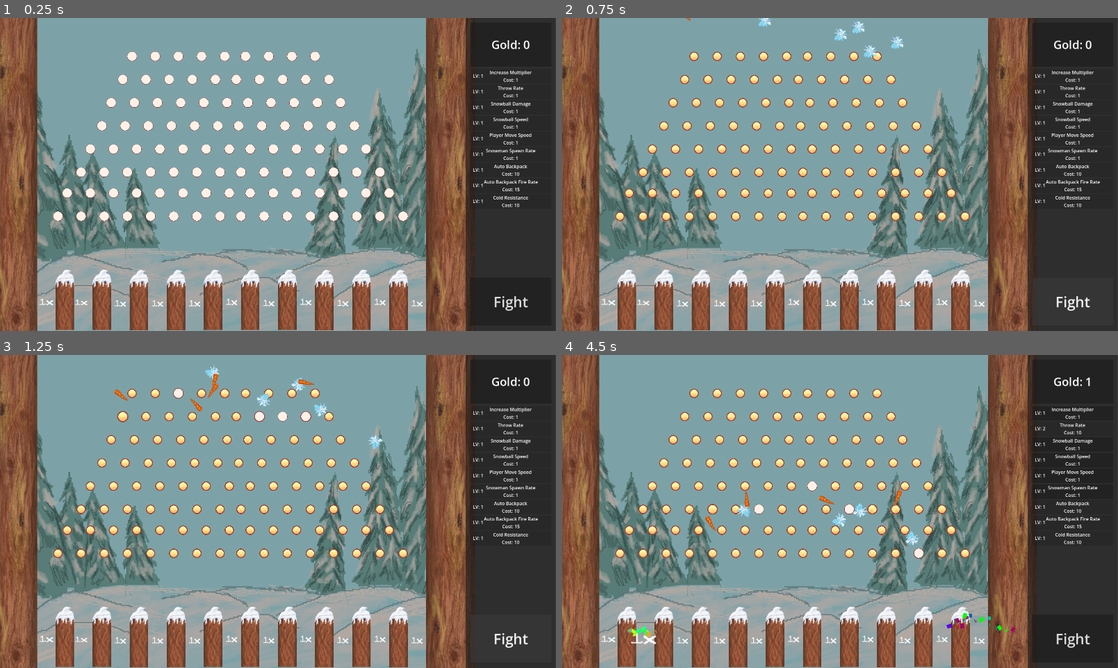
Above: before the commit, frames 1-4 (two rows, left to right).
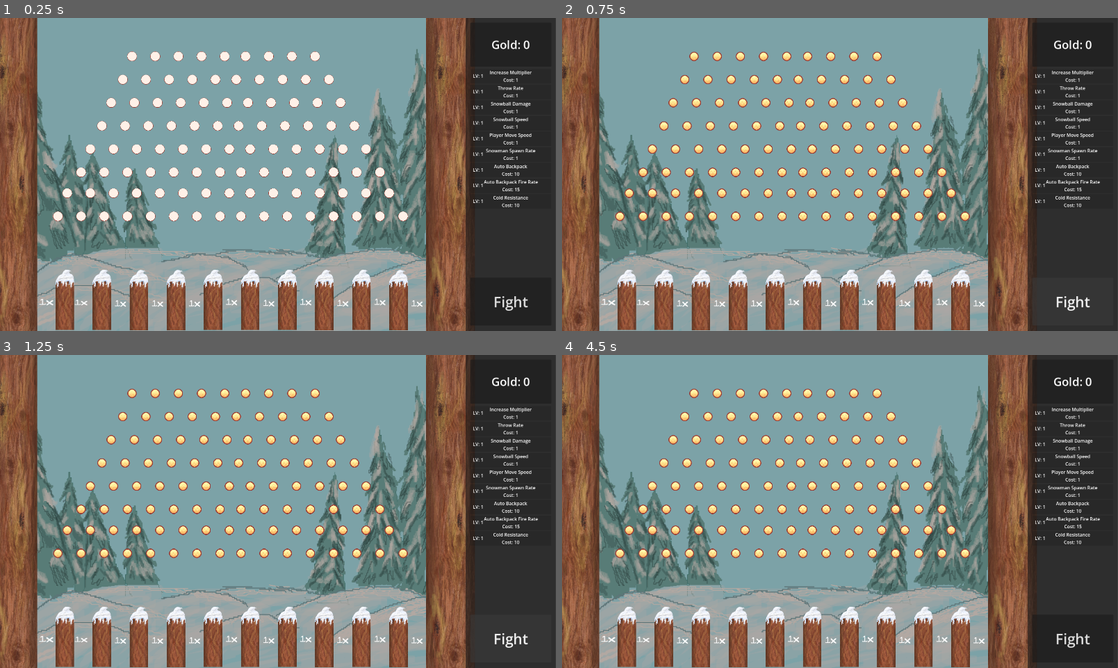
Above: after the commit, the same moments.

Repository: Parker-Vetter/snow-man-brawl
Game: Godot game, scene res://PeggleDrop/PeggleDrop.tscn
The game is run twice, just before and just after one commit, with the same random seed, the same clock (stepped at 60 frames per second) and the same inputs. This scene is started directly instead of the project's main scene.
Inputs (mouse positions are in pixels of both pictures, inside the frame that each line leads up to):
- Up to frame 1 (0.25 s): no input
- Up to frame 2 (0.75 s): click "Fight" at 0.5 s
- Up to frame 3 (1.25 s): no input
- Up to frame 4 (4.5 s): click "Fight" at 1.25 s; click "Fight" at 2 s; move the mouse to (606, 639) at 2.77 s; hold Space (Shoot) 2.78-3.5 s; click (606, 639) at 2.92 s; click (1073, 430) at 3.5 s, where only the run before the commit has a clickable "Throw Rate Cost: 1"; move the mouse to (645, 639) at 4.27 s; tap Space (Shoot) at 4.35 s; click (645, 639) at 4.42 s

Frame 1 is identical in both runs. In frame 2, 0.3% of the frame differs, in the area x 22-62%, y 0-13%; in frame 3, 0.7%; in frame 4, 0.9%, in the area x 11-96%, y 7-93%.
Error in both runs: Out of bounds get index '0' (on base: 'Array[Node]') (res://PeggleDrop/UI/ui_fight.gd:8)

Commit message:
added ending screen and statistics to game

Diff:
--- a/MainGame/Scenes/mainGame.tscn
+++ b/MainGame/Scenes/mainGame.tscn
@@ -6,11 +6,16 @@
 [ext_resource type="Script" uid="uid://dhq2qu3bnbfvx" path="res://MainGame/Scripts/enemy_spawner.gd" id="3_nwsis"]
 [ext_resource type="PackedScene" uid="uid://byo57dlvacb22" path="res://MainGame/Scenes/snowman.tscn" id="4_xuvwu"]
 [ext_resource type="PackedScene" uid="uid://bkrpxviudheek" path="res://MainGame/Scenes/player.tscn" id="6_ov1mn"]
-[ext_resource type="Script" path="res://MainGame/UI/progress.gd" id="7_ov1mn"]
+[ext_resource type="Script" uid="uid://bm0e3vy8h7w7" path="res://MainGame/UI/progress.gd" id="7_ov1mn"]
 [ext_resource type="FontFile" uid="uid://rg6wa3iilwt4" path="res://zacks sprites/studio-sim.ttf" id="8_sut4l"]
 [ext_resource type="Texture2D" uid="uid://rct4gllcrk77" path="res://MainGame/Assets/panel-transparent-center-009.png" id="9_bfb77"]
 [ext_resource type="Script" uid="uid://tqm8icltlbtv" path="res://MainGame/Scenes/level_progress.gd" id="10_e00sl"]
 [ext_resource type="Texture2D" uid="uid://ddeh3jcmmcurh" path="res://MainGame/Assets/panel-001.png" id="11_e00sl"]
+[ext_resource type="Script" uid="uid://dnu8s4drewlxq" path="res://MainGame/UI/death.gd" id="12_cu3gy"]
+[ext_resource type="Texture2D" uid="uid://colxurrk6a04n" path="res://zacks sprites/ice chunk.png" id="12_di1eq"]
+[ext_resource type="Texture2D" uid="uid://bhtnlv6jiyhvy" path="res://zacks sprites/carrot.png" id="12_p0f38"]
+[ext_resource type="Texture2D" uid="uid://rfdi85clvi6p" path="res://zacks sprites/stick.png" id="14_cu3gy"]
+[ext_resource type="Texture2D" uid="uid://bdh7xngq5l0dx" path="res://zacks sprites/charcol.png" id="15_eny6a"]
 
 [sub_resource type="Gradient" id="Gradient_dql36"]
 colors = PackedColorArray(0.35998482, 0.8036953, 0.94689673, 1, 0.36078432, 0.8039216, 0.94509804, 1)
@@ -81,6 +86,26 @@
 &"pulse": SubResource("Animation_0sind")
 }
 
+[sub_resource type="LabelSettings" id="LabelSettings_0sind"]
+font = ExtResource("8_sut4l")
+font_size = 120
+
+[sub_resource type="LabelSettings" id="LabelSettings_7jl2u"]
+font = ExtResource("8_sut4l")
+font_size = 100
+
+[sub_resource type="LabelSettings" id="LabelSettings_di1eq"]
+font = ExtResource("8_sut4l")
+font_size = 59
+
+[sub_resource type="LabelSettings" id="LabelSettings_gpnmr"]
+font = ExtResource("8_sut4l")
+font_size = 113
+
+[sub_resource type="LabelSettings" id="LabelSettings_cu3gy"]
+font = ExtResource("8_sut4l")
+font_size = 40
+
 [node name="MainGame" type="Node2D" unique_id=253206731]
 script = ExtResource("1_2gnak")
 gameData = ExtResource("2_dql36")
@@ -102,7 +127,7 @@
 
 [node name="CanvasLayer" type="CanvasLayer" parent="." unique_id=1088437275]
 
-[node name="Control" type="Control" parent="CanvasLayer" unique_id=977657682]
+[node name="MainUI" type="Control" parent="CanvasLayer" unique_id=977657682]
 layout_mode = 3
 anchor_left = -0.018000001
 anchor_top = -0.010000001
@@ -113,7 +138,7 @@
 grow_horizontal = 2
 grow_vertical = 2
 
-[node name="Panel" type="ColorRect" parent="CanvasLayer/Control" unique_id=914551030]
+[node name="ColdMeter" type="ColorRect" parent="CanvasLayer/MainUI" unique_id=914551030]
 self_modulate = Color(0.21230483, 0.21230483, 0.21230483, 1)
 layout_mode = 1
 anchors_preset = -1
@@ -126,7 +151,7 @@
 offset_right = -0.3600464
 offset_bottom = 0.3999939
 
-[node name="ColorRect" type="ColorRect" parent="CanvasLayer/Control/Panel" unique_id=404405502]
+[node name="ColorRect" type="ColorRect" parent="CanvasLayer/MainUI/ColdMeter" unique_id=404405502]
 layout_mode = 1
 anchors_preset = -1
 anchor_left = 0.016
@@ -139,7 +164,7 @@
 offset_bottom = -0.008010864
 color = Color(0.33660764, 0.3366076, 0.3366076, 1)
 
-[node name="ProgressBar" type="ProgressBar" parent="CanvasLayer/Control/Panel" unique_id=44614087]
+[node name="ProgressBar" type="ProgressBar" parent="CanvasLayer/MainUI/ColdMeter" unique_id=44614087]
 layout_mode = 1
 anchors_preset = -1
 anchor_left = 0.048
@@ -156,7 +181,7 @@
 show_percentage = false
 script = ExtResource("7_ov1mn")
 
-[node name="Label" type="Label" parent="CanvasLayer/Control/Panel/ProgressBar" unique_id=2035007948]
+[node name="Label" type="Label" parent="CanvasLayer/MainUI/ColdMeter/ProgressBar" unique_id=2035007948]
 layout_mode = 1
 anchors_preset = 15
 anchor_right = 1.0
@@ -176,7 +201,7 @@
 horizontal_alignment = 1
 vertical_alignment = 1
 
-[node name="NinePatchRect" type="NinePatchRect" parent="CanvasLayer/Control" unique_id=1227581803]
+[node name="NinePatchRect" type="NinePatchRect" parent="CanvasLayer/MainUI" unique_id=1227581803]
 layout_mode = 1
 anchors_preset = 7
 anchor_left = 0.5
@@ -195,7 +220,7 @@
 patch_margin_right = 24
 patch_margin_bottom = 24
 
-[node name="ProgressBar" type="ProgressBar" parent="CanvasLayer/Control/NinePatchRect" unique_id=896114383]
+[node name="ProgressBar" type="ProgressBar" parent="CanvasLayer/MainUI/NinePatchRect" unique_id=896114383]
 layout_mode = 1
 anchors_preset = 15
 anchor_right = 1.0
@@ -210,7 +235,7 @@
 show_percentage = false
 script = ExtResource("10_e00sl")
 
-[node name="Label" type="Label" parent="CanvasLayer/Control/NinePatchRect" unique_id=1757035351]
+[node name="Label" type="Label" parent="CanvasLayer/MainUI/NinePatchRect" unique_id=1757035351]
 layout_mode = 1
 offset_left = 4.5
 offset_top = -43.099976
@@ -226,7 +251,7 @@
 horizontal_alignment = 1
 vertical_alignment = 1
 
-[node name="LevelLabel" type="Label" parent="CanvasLayer/Control/NinePatchRect" unique_id=925291464]
+[node name="LevelLabel" type="Label" parent="CanvasLayer/MainUI/NinePatchRect" unique_id=925291464]
 layout_mode = 1
 offset_left = 699.5
 offset_top = -41.099976
@@ -242,7 +267,7 @@
 horizontal_alignment = 2
 vertical_alignment = 1
 
-[node name="LevelReadyButton" type="NinePatchRect" parent="CanvasLayer/Control/NinePatchRect" unique_id=250741383]
+[node name="LevelReadyButton" type="NinePatchRect" parent="CanvasLayer/MainUI/NinePatchRect" unique_id=250741383]
 visible = false
 layout_mode = 1
 anchors_preset = 15
@@ -256,7 +281,7 @@
 patch_margin_right = 24
 patch_margin_bottom = 24
 
-[node name="ButtonHoldProgress" type="ProgressBar" parent="CanvasLayer/Control/NinePatchRect/LevelReadyButton" unique_id=1468914782]
+[node name="ButtonHoldProgress" type="ProgressBar" parent="CanvasLayer/MainUI/NinePatchRect/LevelReadyButton" unique_id=1468914782]
 layout_mode = 1
 anchors_preset = 15
 anchor_right = 1.0
@@ -271,7 +296,7 @@
 fill_mode = 3
 show_percentage = false
 
-[node name="Label3" type="Label" parent="CanvasLayer/Control/NinePatchRect/LevelReadyButton" unique_id=46929802]
+[node name="Label3" type="Label" parent="CanvasLayer/MainUI/NinePatchRect/LevelReadyButton" unique_id=46929802]
 layout_mode = 1
 anchors_preset = -1
 anchor_left = 0.356
@@ -294,11 +319,461 @@
 horizontal_alignment = 1
 vertical_alignment = 1
 
-[node name="AnimationPlayer" type="AnimationPlayer" parent="CanvasLayer/Control/NinePatchRect/LevelReadyButton/Label3" unique_id=1384432871]
+[node name="AnimationPlayer" type="AnimationPlayer" parent="CanvasLayer/MainUI/NinePatchRect/LevelReadyButton/Label3" unique_id=1384432871]
 libraries/ = SubResource("AnimationLibrary_7jl2u")
 autoplay = &"pulse"
 
+[node name="Death" type="Panel" parent="CanvasLayer/MainUI" unique_id=1543823432]
+process_mode = 3
+visible = false
+layout_mode = 1
+anchors_preset = -1
+anchor_left = 0.13700001
+anchor_top = 0.133
+anchor_right = 0.84200007
+anchor_bottom = 0.84400004
+offset_left = -7.0400085
+offset_top = -7.6399994
+offset_right = -0.6401367
+offset_bottom = 0.47998047
+grow_horizontal = 2
+grow_vertical = 2
+script = ExtResource("12_cu3gy")
+
+[node name="Title" type="Label" parent="CanvasLayer/MainUI/Death" unique_id=1961442791]
+layout_mode = 1
+anchors_preset = -1
+anchor_right = 1.0
+anchor_bottom = 0.216
+offset_bottom = 0.3840027
+text = "You Froze to Death"
+label_settings = SubResource("LabelSettings_0sind")
+horizontal_alignment = 1
+vertical_alignment = 1
+
+[node name="Snow" type="Panel" parent="CanvasLayer/MainUI/Death" unique_id=1328873649]
+layout_mode = 1
+anchors_preset = -1
+anchor_left = 0.147
+anchor_top = 0.216
+anchor_right = 0.453
+anchor_bottom = 0.39000002
+offset_left = 0.08000183
+offset_top = 0.3840027
+offset_right = -8.080017
+offset_bottom = -6.6400146
+
+[node name="Snow" type="Label" parent="CanvasLayer/MainUI/Death/Snow" unique_id=334445735]
+layout_mode = 1
+anchors_preset = -1
+anchor_left = 0.020000001
+anchor_top = 0.062000003
+anchor_right = 0.47800002
+anchor_bottom = 0.93700004
+offset_left = -0.1600008
+offset_top = 0.06399965
+offset_right = -0.024002075
+offset_bottom = 0.06399536
+text = "Snow"
+label_settings = SubResource("LabelSettings_7jl2u")
+horizontal_alignment = 1
+vertical_alignment = 1
+
+[node name="TextureRect" type="TextureRect" parent="CanvasLayer/MainUI/Death/Snow" unique_id=1099345847]
+layout_mode = 1
+anchors_preset = -1
+anchor_left = 0.51000005
+anchor_top = 0.187
+anchor_right = 0.66700006
+anchor_bottom = 0.68700004
+offset_left = -0.08001709
+offset_top = 0.063999176
+offset_right = -0.13601685
+offset_bottom = 0.06399536
+texture = ExtResource("12_di1eq")
+
+[node name="SnowTotal" type="Label" parent="CanvasLayer/MainUI/Death/Snow" unique_id=1176003785]
+layout_mode = 1
+anchors_preset = -1
+anchor_left = 0.74500006
+anchor_top = 0.187
+anchor_right = 0.804
+anchor_bottom = 0.703
+offset_left = 0.039978027
+offset_top = 0.063999176
+offset_right = -1.0320129
+offset_bottom = 0.01599884
+text = "0"
+label_settings = SubResource("LabelSettings_di1eq")
+
+[node name="Carrot" type="Panel" parent="CanvasLayer/MainUI/Death" unique_id=1411876656]
+layout_mode = 1
+anchors_preset = -1
+anchor_left = 0.147
+anchor_top = 0.402
+anchor_right = 0.44700003
+anchor_bottom = 0.56700003
+offset_left = 0.08000183
+offset_top = 0.04800415
+offset_right = 0.079956055
+offset_bottom = 0.007965088
+
+[node name="Carrot" type="Label" parent="CanvasLayer/MainUI/Death/Carrot" unique_id=681278984]
+layout_mode = 1
+anchors_preset = -1
+anchor_left = 0.020000001
+anchor_top = 0.062000003
+anchor_right = 0.47800002
+anchor_bottom = 0.93700004
+offset_left = -0.1600008
+offset_top = 0.06399965
+offset_right = -0.024002075
+offset_bottom = 0.06399536
+text = "Carrot"
+label_settings = SubResource("LabelSettings_7jl2u")
+horizontal_alignment = 1
+vertical_alignment = 1
+
+[node name="TextureRect" type="TextureRect" parent="CanvasLayer/MainUI/Death/Carrot" unique_id=1266872123]
+layout_mode = 1
+anchors_preset = -1
+anchor_left = 0.51000005
+anchor_top = 0.187
+anchor_right = 0.66700006
+anchor_bottom = 0.68700004
+offset_left = -0.08001709
+offset_top = 0.063999176
+offset_right = -0.13601685
+offset_bottom = 0.06399536
+texture = ExtResource("12_p0f38")
+
+[node name="CarrotTotal" type="Label" parent="CanvasLayer/MainUI/Death/Carrot" unique_id=1835997060]
+layout_mode = 1
+anchors_preset = -1
+anchor_left = 0.74500006
+anchor_top = 0.187
+anchor_right = 0.804
+anchor_bottom = 0.703
+offset_left = 0.039978027
+offset_top = 0.063999176
+offset_right = -1.0320129
+offset_bottom = 0.01599884
+text = "0"
+label_settings = SubResource("LabelSettings_di1eq")
+
+[node name="Stick" type="Panel" parent="CanvasLayer/MainUI/Death" unique_id=1344100847]
+layout_mode = 1
+anchors_preset = -1
+anchor_left = 0.147
+anchor_top = 0.216
+anchor_right = 0.453
+anchor_bottom = 0.39000002
+offset_left = 0.08000183
+offset_top = 288.384
+offset_right = -8.080017
+offset_bottom = 281.36
+
+[node name="StickLabel" type="Label" parent="CanvasLayer/MainUI/Death/Stick" unique_id=1033259680]
+layout_mode = 1
+anchors_preset = -1
+anchor_left = 0.020000001
+anchor_top = 0.062000003
+anchor_right = 0.47800002
+anchor_bottom = 0.93700004
+offset_left = -0.1600008
+offset_top = 0.06399965
+offset_right = -0.024002075
+offset_bottom = 0.06399536
+text = "Stick"
+label_settings = SubResource("LabelSettings_7jl2u")
+horizontal_alignment = 1
+vertical_alignment = 1
+
+[node name="TextureRect" type="TextureRect" parent="CanvasLayer/MainUI/Death/Stick" unique_id=188627718]
+layout_mode = 1
+anchors_preset = -1
+anchor_left = 0.51000005
+anchor_top = 0.187
+anchor_right = 0.66700006
+anchor_bottom = 0.68700004
+offset_left = -0.08001709
+offset_top = 0.063999176
+offset_right = -0.13601685
+offset_bottom = 0.06399536
+texture = ExtResource("14_cu3gy")
+
+[node name="StickTotal" type="Label" parent="CanvasLayer/MainUI/Death/Stick" unique_id=1855024719]
+layout_mode = 1
+anchors_preset = -1
+anchor_left = 0.74500006
+anchor_top = 0.187
+anchor_right = 0.804
+anchor_bottom = 0.703
+offset_left = 0.039978027
+offset_top = 0.063999176
+offset_right = -1.0320129
+offset_bottom = 0.01599884
+text = "0"
+label_settings = SubResource("LabelSettings_di1eq")
+
+[node name="Coal" type="Panel" parent="CanvasLayer/MainUI/Death" unique_id=885744651]
+layout_mode = 1
+anchors_preset = -1
+anchor_left = 0.147
+anchor_top = 0.77300006
+anchor_right = 0.44700003
+anchor_bottom = 0.938
+offset_left = 0.08000183
+offset_top = 0.15197754
+offset_right = 0.079956055
+offset_bottom = 0.11199951
+
+[node name="Coal" type="Label" parent="CanvasLayer/MainUI/Death/Coal" unique_id=2074298154]
+layout_mode = 1
+anchors_preset = -1
+anchor_left = 0.020000001
+anchor_top = 0.062000003
+anchor_right = 0.47800002
+anchor_bottom = 0.93700004
+offset_left = -0.1600008
+offset_top = 0.06399965
+offset_right = -0.024002075
+offset_bottom = 0.06399536
+text = "Coal"
+label_settings = SubResource("LabelSettings_7jl2u")
+horizontal_alignment = 1
+vertical_alignment = 1
+
+[node name="TextureRect" type="TextureRect" parent="CanvasLayer/MainUI/Death/Coal" unique_id=1024676788]
+layout_mode = 1
+anchors_preset = -1
+anchor_left = 0.51000005
+anchor_top = 0.187
+anchor_right = 0.66700006
+anchor_bottom = 0.68700004
+offset_left = -0.08001709
+offset_top = 0.063999176
+offset_right = -0.13601685
+offset_bottom = 0.06399536
+texture = ExtResource("15_eny6a")
+
+[node name="CoalTotal" type="Label" parent="CanvasLayer/MainUI/Death/Coal" unique_id=2135550990]
+layout_mode = 1
+anchors_preset = -1
+anchor_left = 0.74500006
+anchor_top = 0.187
+anchor_right = 0.804
+anchor_bottom = 0.703
+offset_left = 0.039978027
+offset_top = 0.063999176
+offset_right = -1.0320129
+offset_bottom = 0.01599884
+text = "0"
+label_settings = SubResource("LabelSettings_di1eq")
+
+[node name="Statistics" type="Panel" parent="CanvasLayer/MainUI/Death" unique_id=624115851]
+layout_mode = 1
+anchors_preset = -1
+anchor_left = 0.588
+anchor_top = 0.216
+anchor_right = 0.85300004
+anchor_bottom = 0.9480001
+offset_left = 0.32000732
+offset_top = 0.3840027
+offset_right = -8.080078
+offset_bottom = -7.6480713
+
+[node name="Title" type="Label" parent="CanvasLayer/MainUI/Death/Statistics" unique_id=1432879362]
+layout_mode = 1
+anchors_preset = -1
+anchor_right = 1.0
+anchor_bottom = 0.22500001
+offset_bottom = -38.000008
+text = "Statistics"
+label_settings = SubResource("LabelSettings_gpnmr")
+horizontal_alignment = 1
+vertical_alignment = 1
+
+[node name="KillsPanel" type="Panel" parent="CanvasLayer/MainUI/Death/Statistics" unique_id=377893498]
+layout_mode = 1
+anchors_preset = -1
+anchor_top = 0.186
+anchor_right = 1.0
+anchor_bottom = 0.35700002
+offset_top = -0.16000366
+offset_bottom = 0.07998657
+
+[node name="Killstitle" type="Label" parent="CanvasLayer/MainUI/Death/Statistics/KillsPanel" unique_id=4800958]
+layout_mode = 1
+anchors_preset = -1
+anchor_right = 0.75000006
+anchor_bottom = 1.0
+offset_left = -2.4795532e-05
+offset_top = 1.1444092e-05
+offset_right = -1.000061
+offset_bottom = 1.5258789e-05
+text = "Snow Men Annihilated:"
+label_settings = SubResource("LabelSettings_cu3gy")
+horizontal_alignment = 1
+vertical_alignment = 1
+
+[node name="Kills" type="Label" parent="CanvasLayer/MainUI/Death/Statistics/KillsPanel" unique_id=713415258]
+layout_mode = 1
+anchors_preset = -1
+anchor_left = 0.74700004
+anchor_right = 1.0
+anchor_bottom = 1.0
+offset_left = 1.0559998
+offset_top = -1.5258789e-05
+offset_bottom = -1.5258789e-05
+label_settings = SubResource("LabelSettings_cu3gy")
+horizontal_alignment = 1
+vertical_alignment = 1
+
+[node name="SnowBallsThrownPanel" type="Panel" parent="CanvasLayer/MainUI/Death/Statistics" unique_id=1862400579]
+layout_mode = 1
+anchors_preset = -1
+anchor_top = 0.37100002
+anchor_right = 1.0
+anchor_bottom = 0.54300004
+offset_top = 0.23999023
+offset_bottom = -0.08001709
+
+[node name="SnowBallsThrownTitle" type="Label" parent="CanvasLayer/MainUI/Death/Statistics/SnowBallsThrownPanel" unique_id=114305166]
+layout_mode = 1
+anchors_preset = -1
+anchor_right = 0.75000006
+anchor_bottom = 1.0
+offset_left = -2.4795532e-05
+offset_top = 1.1444092e-05
+offset_right = -1.000061
+offset_bottom = 1.5258789e-05
+text = "Ammunition Expunged:"
+label_settings = SubResource("LabelSettings_cu3gy")
+horizontal_alignment = 1
+vertical_alignment = 1
+
+[node name="SnowBallsThrown" type="Label" parent="CanvasLayer/MainUI/Death/Statistics/SnowBallsThrownPanel" unique_id=1115309933]
+layout_mode = 1
+anchors_preset = -1
+anchor_left = 0.74700004
+anchor_right = 1.0
+anchor_bottom = 1.0
+offset_left = 1.0559998
+offset_top = -1.5258789e-05
+offset_bottom = -1.5258789e-05
+label_settings = SubResource("LabelSettings_cu3gy")
+horizontal_alignment = 1
+vertical_alignment = 1
+
+[node name="LevelPanel" type="Panel" parent="CanvasLayer/MainUI/Death/Statistics" unique_id=1316958820]
+layout_mode = 1
+anchors_preset = -1
+anchor_top = 0.55700004
+anchor_right = 1.0
+anchor_bottom = 0.72900003
+offset_top = 0.07998657
+offset_bottom = -0.24002075
+
+[node name="LevelTitle" type="Label" parent="CanvasLayer/MainUI/Death/Statistics/LevelPanel" unique_id=855119273]
+layout_mode = 1
+anchors_preset = -1
+anchor_right = 0.75000006
+anchor_bottom = 1.0
+offset_left = -2.4795532e-05
+offset_top = 1.1444092e-05
+offset_right = -1.000061
+offset_bottom = 1.5258789e-05
+text = "Level:"
+label_settings = SubResource("LabelSettings_cu3gy")
+horizontal_alignment = 1
+vertical_alignment = 1
+
+[node name="LevelLabel" type="Label" parent="CanvasLayer/MainUI/Death/Statistics/LevelPanel" unique_id=2059709596]
+layout_mode = 1
+anchors_preset = -1
+anchor_left = 0.74700004
+anchor_right = 1.0
+anchor_bottom = 1.0
+offset_left = 1.0559998
+offset_top = -1.5258789e-05
+offset_bottom = -1.5258789e-05
+label_settings = SubResource("LabelSettings_cu3gy")
+horizontal_alignment = 1
+vertical_alignment = 1
+
+[node name="LifetimePickupPanel" type="Panel" parent="CanvasLayer/MainUI/Death/Statistics" unique_id=1913160648]
+layout_mode = 1
+anchors_preset = -1
+anchor_top = 0.74300003
+anchor_right = 1.0
+anchor_bottom = 0.91400003
+offset_top = -0.08001709
+offset_bottom = 0.15997314
+
+[node name="LifetimePickupTitle" type="Label" parent="CanvasLayer/MainUI/Death/Statistics/LifetimePickupPanel" unique_id=1682538320]
+layout_mode = 1
+anchors_preset = -1
+anchor_right = 0.75000006
+anchor_bottom = 1.0
+offset_left = -2.4795532e-05
+offset_top = 1.1444092e-05
+offset_right = -1.000061
+offset_bottom = 1.5258789e-05
+text = "LifeTime Pickups:"
+label_settings = SubResource("LabelSettings_cu3gy")
+horizontal_alignment = 1
+vertical_alignment = 1
+
+[node name="LifetimePickupLabel" type="Label" parent="CanvasLayer/MainUI/Death/Statistics/LifetimePickupPanel" unique_id=402498806]
+layout_mode = 1
+anchors_preset = -1
+anchor_left = 0.74700004
+anchor_right = 1.0
+anchor_bottom = 1.0
+offset_left = 1.0559998
+offset_top = -1.5258789e-05
+offset_bottom = -1.5258789e-05
+label_settings = SubResource("LabelSettings_cu3gy")
+horizontal_alignment = 1
+vertical_alignment = 1
+
+[node name="Return" type="Button" parent="CanvasLayer/MainUI/Death" unique_id=1152597916]
+layout_mode = 1
+anchors_preset = -1
+anchor_left = 0.78200006
+anchor_top = 0.031000001
+anchor_right = 0.99000007
+anchor_bottom = 0.20400001
+offset_left = -0.5201416
+offset_top = -0.056001663
+offset_right = 0.5998535
+offset_bottom = -46.304016
+theme_override_fonts/font = ExtResource("8_sut4l")
+theme_override_font_sizes/font_size = 57
+text = "Return to
+Plinko"
+
+[node name="Retry" type="Button" parent="CanvasLayer/MainUI/Death" unique_id=1358107517]
+layout_mode = 1
+anchors_preset = -1
+anchor_left = 0.012
+anchor_top = 0.031000001
+anchor_right = 0.224
+anchor_bottom = 0.20400001
+offset_left = -0.3199997
+offset_top = -0.055999756
+offset_right = -0.64001465
+offset_bottom = -46.304016
+theme_override_fonts/font = ExtResource("8_sut4l")
+theme_override_font_sizes/font_size = 57
+text = "Return to
+Frozen Hell"
+
 [node name="TimeLeft" type="Timer" parent="." unique_id=1370640309]
 
 [connection signal="timeout" from="EnemySpawner/EnemySpawnTimer" to="EnemySpawner" method="_on_timer_timeout"]
-[connection signal="timeout" from="TimeLeft" to="CanvasLayer/Control/Panel/ProgressBar" method="_on_time_left_timeout"]
+[connection signal="visibility_changed" from="CanvasLayer/MainUI/Death" to="CanvasLayer/MainUI/Death" method="_on_visibility_changed"]
+[connection signal="pressed" from="CanvasLayer/MainUI/Death/Return" to="CanvasLayer/MainUI/Death" method="_on_return_pressed"]
+[connection signal="pressed" from="CanvasLayer/MainUI/Death/Retry" to="CanvasLayer/MainUI/Death" method="_on_retry_pressed"]
+[connection signal="timeout" from="TimeLeft" to="CanvasLayer/MainUI/ColdMeter/ProgressBar" method="_on_time_left_timeout"]
--- a/MainGame/Scripts/main_game.gd
+++ b/MainGame/Scripts/main_game.gd
@@ -3,16 +3,22 @@
 @export var gameData: GameData
 @onready var scene_manager: SceneManager = get_tree().get_nodes_in_group("SceneManager")[0]
 #@onready var peggle_drop: Node2D = get_tree().get_nodes_in_group("PeggleDrop")[0]
+@onready var death: Panel = $CanvasLayer/MainUI/Death
 
 
 func load_game_state(new_game_data: GameData):
 	gameData = new_game_data
 	gameData.start_level()
 
+func pause_and_death_menu():
+	death.visible = true
+	get_tree().paused = not get_tree().paused
 
 func switchToPeggleDrop():
 	scene_manager.switch_scene(self, "res://PeggleDrop/PeggleDrop.tscn", gameData)
-	pass
+
+func retryLevel():
+	scene_manager.switch_scene(self, "res://MainGame/Scenes/mainGame.tscn", gameData)
 
 func nextLevel():
 	gameData.next_level()
--- a/MainGame/Scripts/pickup.gd
+++ b/MainGame/Scripts/pickup.gd
@@ -55,4 +55,5 @@
 
 	await tween.finished
 	player.main.gameData.add_pickup(data.id)
+	player.main.gameData.lifetime_pickup += 1
 	queue_free()
--- a/MainGame/Scripts/player.gd
+++ b/MainGame/Scripts/player.gd
@@ -114,6 +114,7 @@
 	instance.spawnRot = shootAngle
 	instance.spinSpeed = randf_range(-300, 300)
 	instance.gameData = main.gameData
+	main.gameData.snow_balls_thrown += 1
 	main.add_child.call_deferred(instance)
 
 func _physics_process(_delta: float):
@@ -158,7 +159,7 @@
 	print("hit group", area.name)
 	if area.name == "HitBox":
 		if area.get_parent().is_in_group("enemies"):
-			main.switchToPeggleDrop()
+			main.pause_and_death_menu()
 
 func _on_pickup_radius_area_entered(area: Area2D) -> void:
 	if area.is_in_group("pickup"):
--- a/MainGame/Scripts/snowman.gd
+++ b/MainGame/Scripts/snowman.gd
@@ -57,4 +57,5 @@
 			pickup.spinSpeed = randf_range(-300, 300)
 			pickup.speed = randf_range(-50, 50)
 			main.add_child.call_deferred(pickup)
+		gameData.kills += 1
 		queue_free()
--- /dev/null
+++ b/MainGame/UI/death.gd
@@ -0,0 +1,45 @@
+extends Panel
+
+@onready var main_game: MainGame = $"../../.."
+@onready var game_data: GameData = main_game.gameData
+
+@onready var snow_total: Label = $Snow/SnowTotal
+@onready var carrot_total: Label = $Carrot/CarrotTotal
+@onready var stick_total: Label = $Stick/StickTotal
+@onready var coal_total: Label = $Coal/CoalTotal
+@onready var kills: Label = $Statistics/KillsPanel/Kills
+@onready var snow_balls_thrown: Label = $Statistics/SnowBallsThrownPanel/SnowBallsThrown
+@onready var level_label: Label = $Statistics/LevelPanel/LevelLabel
+@onready var lifetime_pickup_label: Label = $Statistics/LifetimePickupPanel/LifetimePickupLabel
+
+
+func _on_return_pressed() -> void:
+	get_tree().paused = not get_tree().paused
+	main_game.switchToPeggleDrop()
+
+
+func _on_retry_pressed() -> void:
+	get_tree().paused = not get_tree().paused
+	main_game.retryLevel()
+
+
+func _on_visibility_changed() -> void:
+
+	set_label(game_data.collected_objects.get("snow"), snow_total)
+	set_label(game_data.collected_objects.get("carrot"), carrot_total)
+	set_label(game_data.collected_objects.get("stick"), stick_total)
+	set_label(game_data.collected_objects.get("coal"), coal_total)
+	set_label(game_data.kills, kills)
+	set_label(game_data.snow_balls_thrown, snow_balls_thrown)
+	set_label(game_data.level, level_label)
+	set_label(game_data.lifetime_pickup, lifetime_pickup_label)
+
+
+func set_label(amount: int, label: Label):
+	var object = amount
+	if object == 0:
+		label.text = str(0)
+		label.self_modulate = Color.RED
+	else:
+		label.text = str(object)
+		label.self_modulate = Color.WHITE
--- a/MainGame/UI/progress.gd
+++ b/MainGame/UI/progress.gd
@@ -15,4 +15,4 @@
 
 
 func _on_time_left_timeout() -> void:
-	main_game.switchToPeggleDrop()
+	main_game.pause_and_death_menu()
--- a/SceneManager/GameData/game_data.gd
+++ b/SceneManager/GameData/game_data.gd
@@ -6,6 +6,9 @@
 
 
 @export var level = 1;
+@export var kills = 0;
+@export var snow_balls_thrown = 0;
+@export var lifetime_pickup = 0;
 @export var resources_needed_to_progress = 10;
 @export var resources_collected_this_level = 0;
 @export var ready_for_level_transition = false;
--- a/SceneManager/GameData/game_data.tres
+++ b/SceneManager/GameData/game_data.tres
@@ -4,10 +4,9 @@
 
 [resource]
 script = ExtResource("1_lsqfl")
-game_length = 15.0
 collected_objects = Dictionary[String, Variant]({
-"carrot": 5,
+"carrot": 0,
 "coal": 0,
-"snow": 5,
+"snow": 0,
 "stick": 0
 })
Not shown, added: MainGame/UI/death.gd.uid
